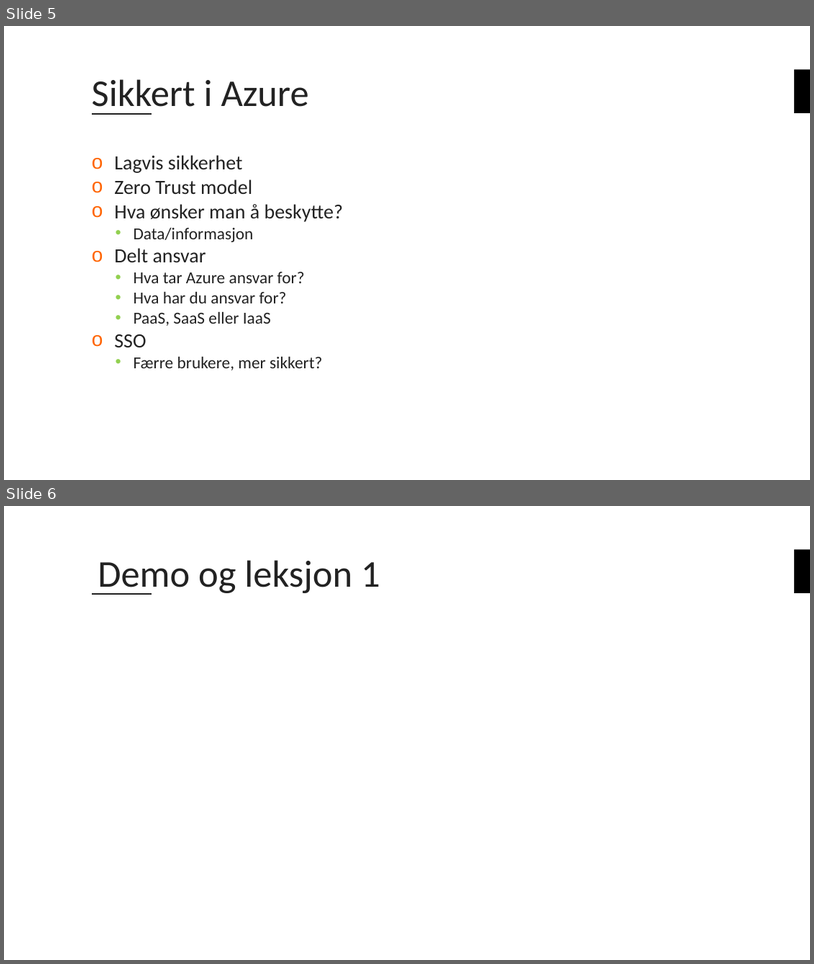
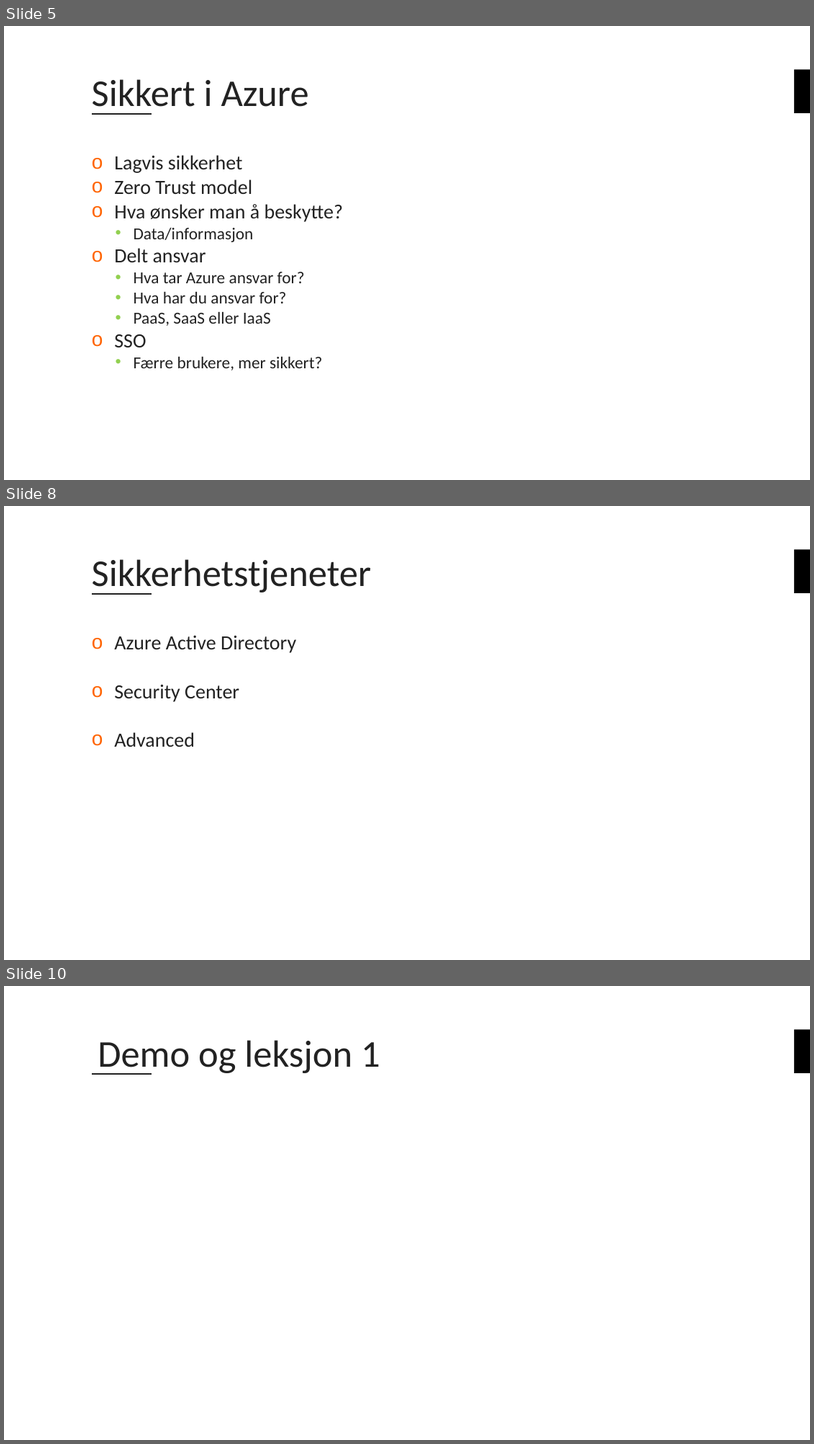
Before and after one commit to bouvet/azure-workshops, a slide deck: Workshop_3/Presentasjon/Azureskolen-Workshop#3.pptx. Shown one above the other, each under a label of ours: slides 5 and 6 before the commit, slides 5, 8 and 10 after it; the slides between them are not shown. The pictures are 814x964 and 814x1444 pixels, drawn with LibreOffice and Linux fonts; fonts in the diff are those of the drawing; background and template pictures are left out. Boxes give left, top, right and bottom in pixels: in the first picture for what was removed or moved away, otherwise in the second. Text is boxed around its words. In the diff, an @@ line names an element or a change of style, - is before the commit and + after.

```diff
--- a/Workshop_3/Presentasjon/Azureskolen-Workshop#3.pptx
+++ b/Workshop_3/Presentasjon/Azureskolen-Workshop#3.pptx
@@ slide 8 added at [4, 506, 810, 960], background #FFFFFF; not listed: 2 template elements that a slide beside it also shows @@
@@ title added at [92, 559, 371, 595], 45 pt, text #222222 @@
+Sikkerhetstjeneter
@@ text added at [114, 635, 296, 746], 24 pt, text #222222 @@
+o Azure Active Directory
+o Security Center
+o Advanced
@@ what was slide 6 is now slide 10 @@
```
Also in this commit, not shown: 2 slides changed, 4 other slides added.
